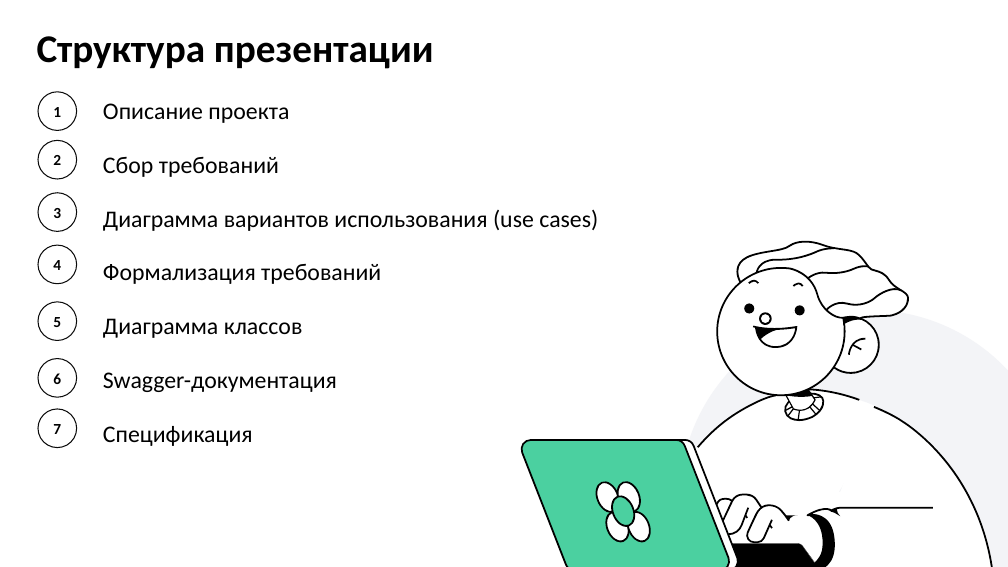
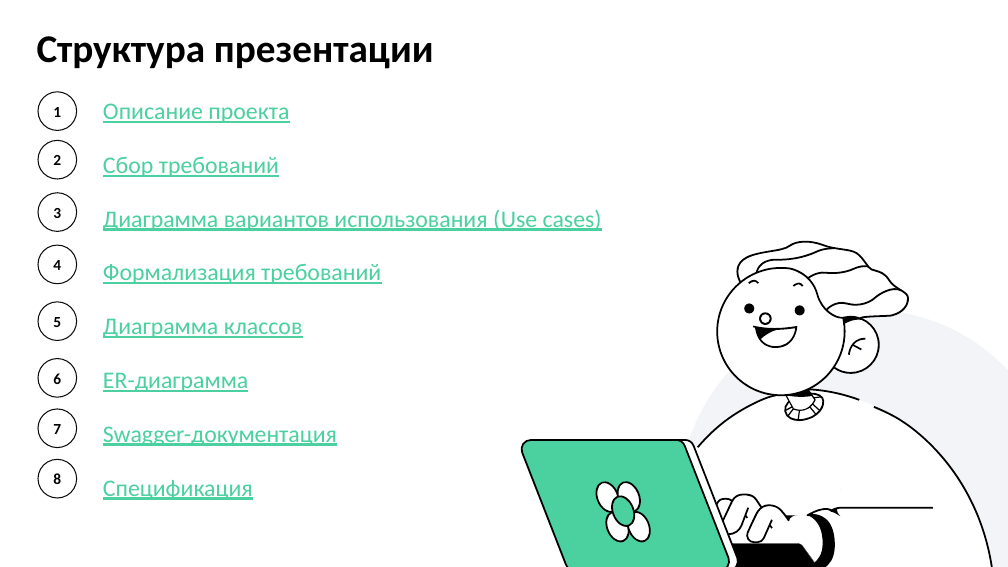
Before and after one commit to andlargesoda/WTW-platform, a slide deck: slide 2 of 06_Презентация/WTW-platform_v1.0.pptx. Drawn at 1008x567 pixels with LibreOffice and Linux fonts; fonts in the diff are those of the drawing. Boxes give left, top, right and bottom in pixels: in the first picture for what was removed or moved away, otherwise in the second. Text is boxed around its words. In the diff, an @@ line names an element or a change of style, - is before the commit and + after.

```diff
--- a/06_Презентация/WTW-platform_v1.0.pptx
+++ b/06_Презентация/WTW-platform_v1.0.pptx
@@ text at [103, 103, 381, 500]: text colour #000000 to #4BD0A0, underline on in "Описание проекта", "Сбор требований", "Формализация требований", "Диаграмма классов" and 2 more places @@
@@ text at [103, 210, 602, 231]: text changed; text colour #000000 to #4BD0A0 @@
-Диаграмма вариантов использования (use cases)
+Диаграмма вариантов использования (Use cases)
@@ text at [103, 372, 248, 392]: paragraph added @@
+ER-диаграмма
@@ ellipse added at [38, 460, 77, 498], fill #FFFFFF, outline #0B0B0B 0.75 pt, 11 pt, text #000000, bold @@
+8
```
Also in this commit, not shown: 3 other slides changed, 3 slides added, 1 slide removed, 5 other files.
